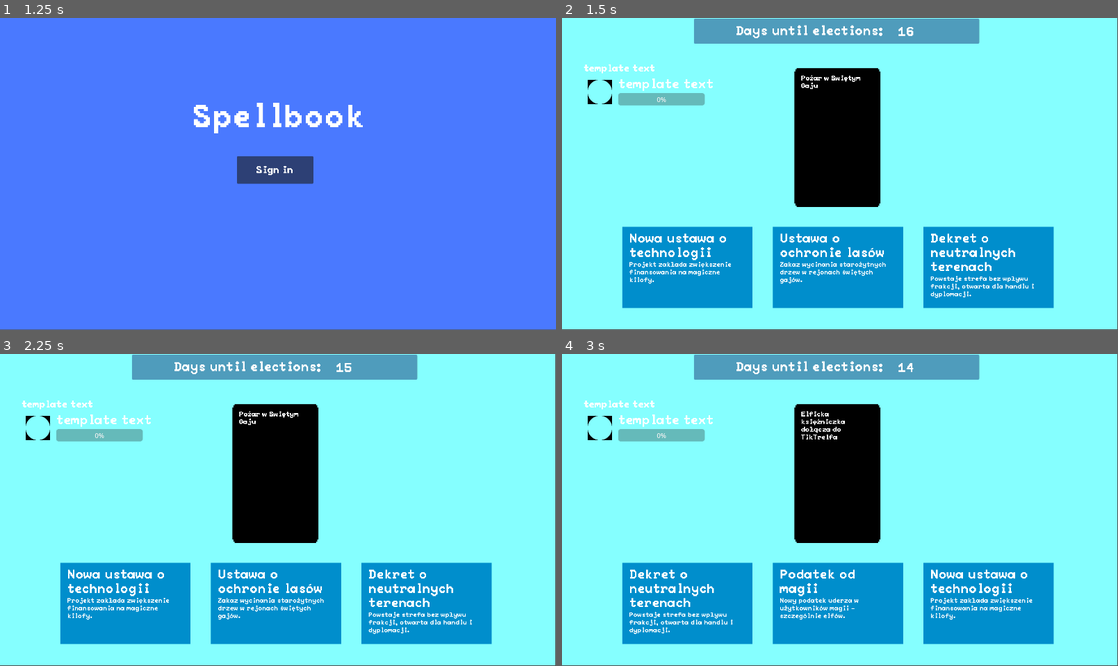
Above: before the commit, frames 1-4 (two rows, left to right).
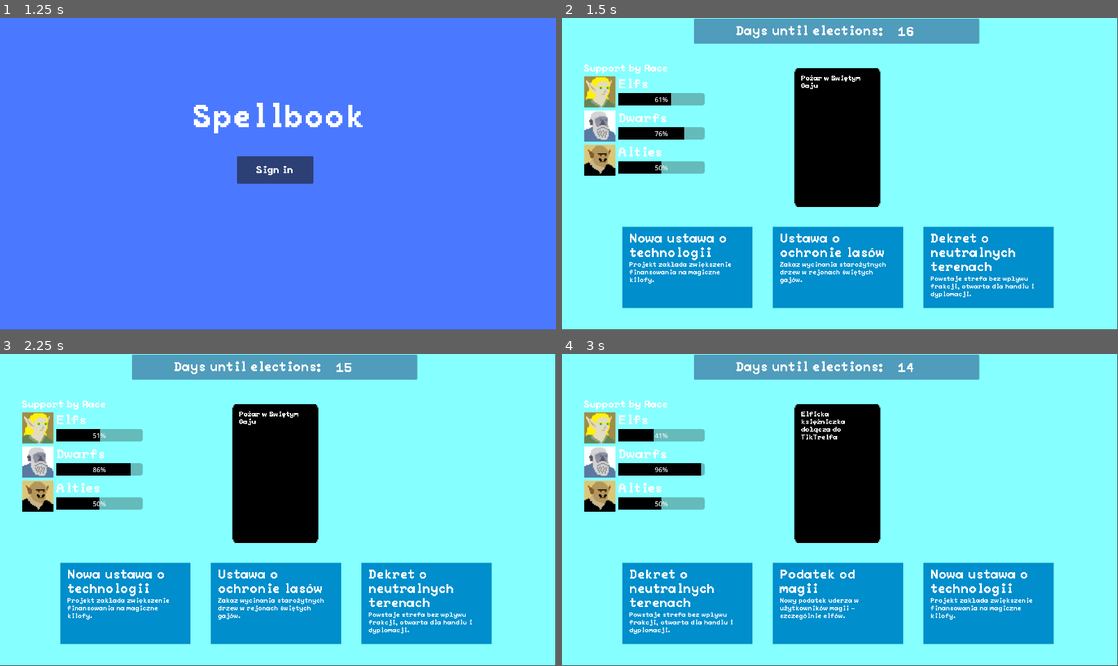
Above: after the commit, the same moments.

Repository: WhatYouFormaggiKindOfPizza/game
Game: Godot game, scene res://scenes/game.tscn
Same seed, same stepped clock (60 frames per second), same inputs: the game is played once before the commit and once after it.
Inputs (mouse positions are in pixels of both pictures, inside the frame that each line leads up to):
- Up to frame 1 (1.25 s): click (127, 267) at 0.52 s
- Up to frame 2 (1.5 s): click "Sign in" at 1.25 s
- Up to frame 3 (2.25 s): click (127, 603) at 2.02 s
- Up to frame 4 (3 s): click (689, 603) at 2.77 s

Frame 1 is identical in both runs. In frame 2, 3.9% of the frame differs, in the area x 3-50%, y 14-51%; in frame 3, 3.9%; in frame 4, 3.8%.
Error before the commit: Invalid access to property or key 'entity_groups_node' on a base object of type 'Nil'. (res://scripts/rel_bar_container.gd:13)

Commit message:
refactors w chuj

Diff:
--- a/scenes/board.tscn
+++ b/scenes/board.tscn
@@ -4,7 +4,7 @@
 [ext_resource type="Script" uid="uid://diln7mjhvad7g" path="res://scripts/board.gd" id="1_nglv8"]
 [ext_resource type="PackedScene" uid="uid://fhowmhn132o0" path="res://scenes/rel_bar_container.tscn" id="2_tx6nw"]
 
-[node name="Board" type="Control"]
+[node name="Board" type="Control" node_paths=PackedStringArray("rel_bar_container")]
 layout_mode = 3
 anchors_preset = 15
 anchor_right = 1.0
@@ -12,6 +12,7 @@
 grow_horizontal = 2
 grow_vertical = 2
 script = ExtResource("1_nglv8")
+rel_bar_container = NodePath("Relationships")
 
 [node name="Summary" parent="." instance=ExtResource("1_bw3vb")]
 layout_mode = 1
--- a/scenes/game.tscn
+++ b/scenes/game.tscn
@@ -10,6 +10,7 @@
 [ext_resource type="PackedScene" uid="uid://ba4q4t8ckjmi0" path="res://scenes/screens/game_screen.tscn" id="5_p57ef"]
 [ext_resource type="Texture2D" uid="uid://cvucsxlwvamyp" path="res://assets/Entity 3.png" id="6_kvuet"]
 [ext_resource type="Texture2D" uid="uid://cyfnjq4qfnjj8" path="res://assets/Entity 4.png" id="7_trtic"]
+[ext_resource type="PackedScene" uid="uid://bj0a4yagnp3yd" path="res://scenes/screens/week_end_screen.tscn" id="11_kvpfn"]
 
 [node name="Game" type="Node2D"]
 
@@ -57,7 +58,11 @@
 
 [node name="GameScreen" parent="." node_paths=PackedStringArray("entity_groups_node") instance=ExtResource("5_p57ef")]
 unique_name_in_owner = true
+visible = false
 entity_groups_node = NodePath("../EntityGroups")
+
+[node name="WeekEndScreen" parent="." instance=ExtResource("11_kvpfn")]
+unique_name_in_owner = true
 
 [node name="StartScreen" parent="." instance=ExtResource("1_u5sy4")]
 unique_name_in_owner = true
--- a/scenes/screens/game_screen.tscn
+++ b/scenes/screens/game_screen.tscn
@@ -1,7 +1,7 @@
 [gd_scene load_steps=6 format=3 uid="uid://ba4q4t8ckjmi0"]
 
 [ext_resource type="PackedScene" uid="uid://b5qlpe8xpnqn" path="res://scenes/post.tscn" id="1_3uriw"]
-[ext_resource type="Script" uid="uid://bj2pn2m8lty8n" path="res://scripts/game_screen.gd" id="1_dv2sx"]
+[ext_resource type="Script" uid="uid://bj2pn2m8lty8n" path="res://scripts/screens/game_screen.gd" id="1_dv2sx"]
 [ext_resource type="PackedScene" uid="uid://d2ikom615rg55" path="res://scenes/days_until.tscn" id="2_dv2sx"]
 [ext_resource type="PackedScene" uid="uid://cvkh1np46j6hr" path="res://scenes/phone.tscn" id="3_rxmqw"]
 [ext_resource type="PackedScene" uid="uid://fhowmhn132o0" path="res://scenes/rel_bar_container.tscn" id="5_rxmqw"]
--- a/scenes/screens/start_screen.tscn
+++ b/scenes/screens/start_screen.tscn
@@ -1,6 +1,6 @@
 [gd_scene load_steps=3 format=3 uid="uid://dlbpqwf70tpg4"]
 
-[ext_resource type="Script" uid="uid://ha4hyb2hftw4" path="res://scripts/start_screen.gd" id="1_o7i0r"]
+[ext_resource type="Script" uid="uid://ha4hyb2hftw4" path="res://scripts/screens/start_screen.gd" id="1_o7i0r"]
 [ext_resource type="PackedScene" uid="uid://bibasatxhl56l" path="res://scenes/pixel_label.tscn" id="1_tx5wa"]
 
 [node name="StartScreen" type="Control"]
--- a/scenes/screens/week_end_screen.tscn
+++ b/scenes/screens/week_end_screen.tscn
@@ -1,9 +1,16 @@
-[gd_scene format=3 uid="uid://bj0a4yagnp3yd"]
+[gd_scene load_steps=3 format=3 uid="uid://bj0a4yagnp3yd"]
 
-[node name="WeekEnd" type="Control"]
+[ext_resource type="Script" uid="uid://m83nmlpmgf13" path="res://scripts/screens/week_end_screen.gd" id="1_e0st0"]
+[ext_resource type="PackedScene" uid="uid://4r1bip8toahv" path="res://scenes/board.tscn" id="1_uwbnm"]
+
+[node name="WeekEnd" type="Control" node_paths=PackedStringArray("board")]
 layout_mode = 3
-anchors_preset = 15
-anchor_right = 1.0
-anchor_bottom = 1.0
-grow_horizontal = 2
-grow_vertical = 2
+anchors_preset = 0
+offset_right = 1366.0
+offset_bottom = 768.0
+script = ExtResource("1_e0st0")
+board = NodePath("Board")
+
+[node name="Board" parent="." instance=ExtResource("1_uwbnm")]
+unique_name_in_owner = true
+layout_mode = 1
--- a/scripts/board.gd
+++ b/scripts/board.gd
@@ -1,4 +1,8 @@
 class_name Board extends Control
 
 @export var game_manager: GameManager
-@export var entity_groups_node: Node #tutaj trzeba podać tego noda który trzyma wszystkie entityGroups
+@export var rel_bar_container: RelBarContainer
+
+func init(gm: GameManager) -> void:
+    game_manager = gm
+    rel_bar_container.init(game_manager.entity_groups)
--- a/scripts/game_manager.gd
+++ b/scripts/game_manager.gd
@@ -143,12 +143,13 @@
 
 
 func start_game() -> void:
+	scene_manager.init(self)
 	scene_manager.show_screen(scene_manager.game_screen)
 	posts_container = scene_manager.game_screen.posts_container
 	days_until = scene_manager.game_screen.days_until
-	scene_manager.game_screen.game_manager = self
 	relationship_bar_container = scene_manager.game_screen.rel_bar_container
 	phone = scene_manager.game_screen.phone
+	scene_manager.run_delayed_inits()
 
 	if show_logs:
 		print("Game started")
--- a/scripts/rel_bar_container.gd
+++ b/scripts/rel_bar_container.gd
@@ -1,28 +1,24 @@
 class_name RelBarContainer extends Control
 
 @export var screen: Node
-var entity_groups_node: Node #tutaj trzeba podać tego noda który trzyma wszystkie entityGroups
 @export var title : String
 
 @onready var box_container = $VBoxContainer
 @onready var title_node = $VBoxContainer/Title
 const relationship_bar = preload("res://scenes/relationship_bar.tscn")
-var entity_groups: Array[Node]
+var entity_groups: Array[EntityGroup]
 
-func _ready() -> void:
-	entity_groups_node = screen.entity_groups_node
+func init(_entity_groups: Array[EntityGroup]) -> void:
+	self.entity_groups = _entity_groups
 
 	clear_container()
-
 	title_node.text = title
-	entity_groups = entity_groups_node.get_children()
-	for entity_group in entity_groups:
-		if(entity_group is EntityGroup):
-			print("Added entity_group " + entity_group.group_name + " to RelBarContainer")
-			box_container.add_child(relationship_bar.instantiate())
-			var relBar : RelationshipBar = box_container.get_children().back() as RelationshipBar
-			relBar.entity_group = entity_group
-			relBar.load_data_from_entity_group()
+	for entity_group in _entity_groups:
+		# print("Added entity_group " + entity_group.group_name + " to RelBarContainer")
+		box_container.add_child(relationship_bar.instantiate())
+		var relBar : RelationshipBar = box_container.get_children().back() as RelationshipBar
+		relBar.entity_group = entity_group
+		relBar.load_data_from_entity_group()
 
 func refresh_relationship_bars() -> void:
 	for relBar in box_container.get_children():
--- a/scripts/scene_manager.gd
+++ b/scripts/scene_manager.gd
@@ -1,19 +1,32 @@
 class_name SceneManager extends Node
 
+var game_manager: GameManager
 
 @onready var game_screen: GameScreen = %GameScreen
 @onready var start_screen: StartScreen = %StartScreen
+@onready var week_end_screen: WeekEndScreen = %WeekEndScreen
+
+
+func init(gm: GameManager) -> void:
+	game_manager = gm
+
+func run_delayed_inits() -> void:
+	if game_screen:
+		game_screen.init(game_manager)
+	if week_end_screen:
+		week_end_screen.init(game_manager)
 
 func hide_all_scenes() -> void:
-    game_screen.hide()
-    start_screen.hide()
+	game_screen.hide()
+	start_screen.hide()
+	week_end_screen.hide()
 
 
 func show_screen(screen: Node) -> void:
-    if not screen:
-        push_error("Screen is null, cannot show.")
-        return
+	if not screen:
+		push_error("Screen is null, cannot show.")
+		return
 
-    hide_all_scenes()
-    if screen:
-        screen.show()
+	hide_all_scenes()
+	if screen:
+		screen.show()
--- a/scripts/game_screen.gd
+++ b/scripts/screens/game_screen.gd
@@ -8,3 +8,7 @@
 @onready var posts_container: HBoxContainer = %PostsContainer
 @onready var days_until: DaysUntil = %DaysUntil
 @onready var phone: Phone = %Phone
+
+func init(_game_manager: GameManager) -> void:
+	self.game_manager = _game_manager
+	rel_bar_container.init(_game_manager.entity_groups)
--- /dev/null
+++ b/scripts/screens/week_end_screen.gd
@@ -0,0 +1,10 @@
+class_name WeekEndScreen extends Control
+
+
+var game_manager: GameManager
+@export var board: Board
+
+
+func init(_game_manager: GameManager) -> void:
+	self.game_manager = _game_manager
+	board.init(game_manager)
Not shown: 1 places in scenes/game.tscn that only renumber resources
Renamed: scripts/game_screen.gd.uid -> scripts/screens/game_screen.gd.uid
Renamed: scripts/start_screen.gd -> scripts/screens/start_screen.gd
Renamed: scripts/start_screen.gd.uid -> scripts/screens/start_screen.gd.uid
Not shown, added: scripts/screens/week_end_screen.gd.uid
